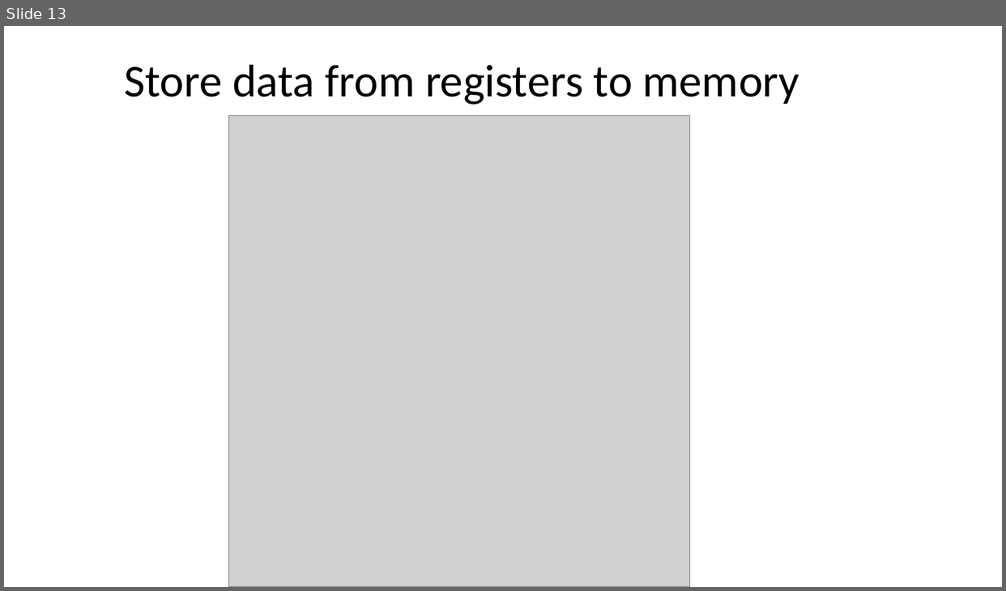
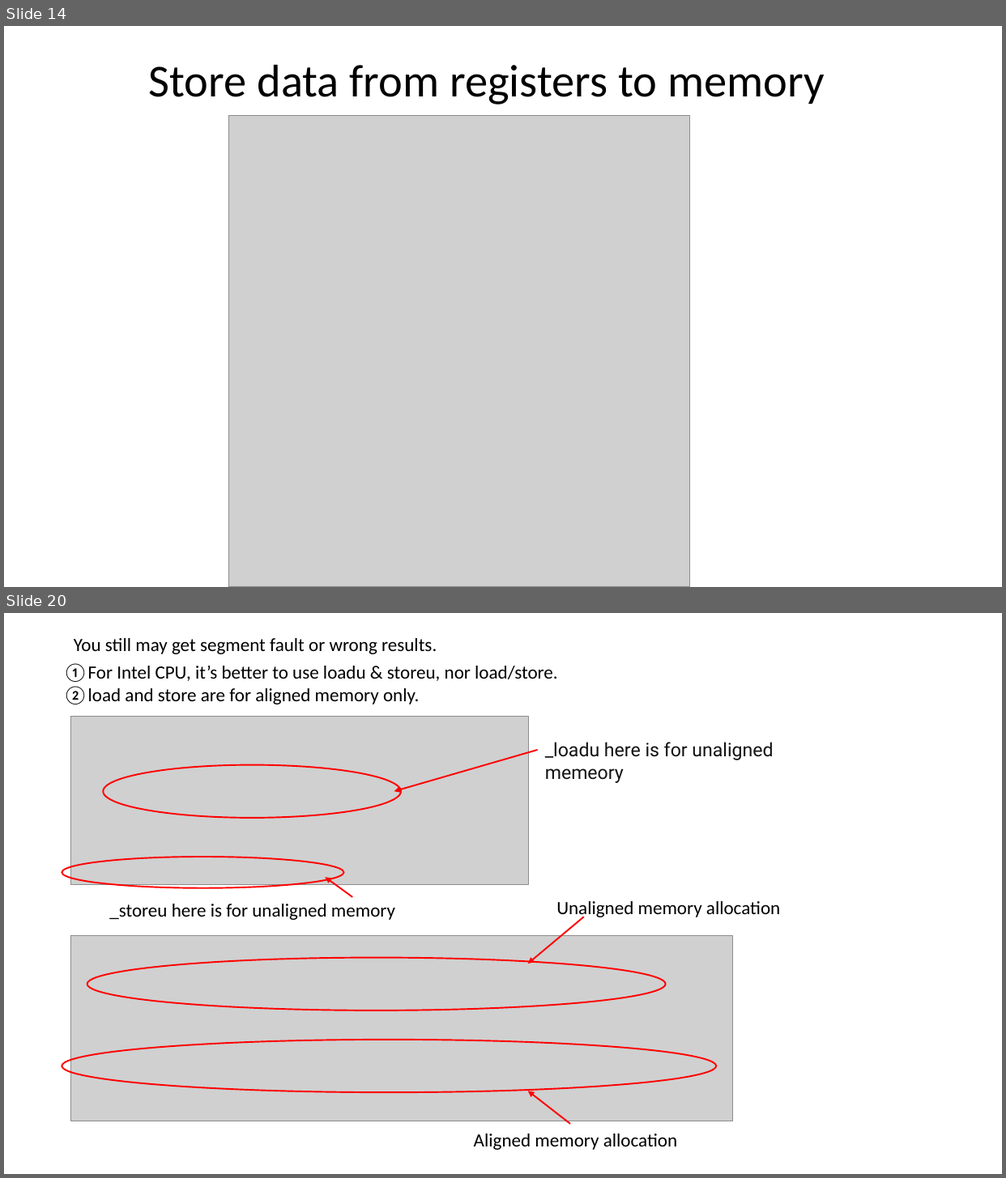
Before and after one commit to ShiqiYu/CPP, a slide deck: week08/Lab08.pptx. Shown one above the other, each under a label of ours: slide 13 before the commit, slides 14 and 20 after it; the slides between them are not shown. The pictures are 1006x591 and 1006x1178 pixels, drawn with LibreOffice and Linux fonts; fonts in the diff are those of the drawing; grey boxes stand for pictures; background and template pictures are left out. Boxes give left, top, right and bottom in pixels: in the first picture for what was removed or moved away, otherwise in the second. Text is boxed around its words. In the diff, an @@ line names an element or a change of style, - is before the commit and + after.

```diff
--- a/week08/Lab08.pptx
+++ b/week08/Lab08.pptx
@@ slide 20 added at box(4, 613, 1002, 1174), background #FFFFFF @@
@@ text added at box(74, 638, 437, 654), 18 pt, text #000000 @@
+You still may get segment fault or wrong results.
@@ text added at box(63, 663, 558, 705), 18 pt, text #000000 @@
+①For Intel CPU, it’s better to use loadu & storeu, nor load/store.
+②load and store are for aligned memory only.
@@ picture added at box(70, 717, 529, 885) @@
@@ arrow added from (538, 750) to (394, 791), #FF0000 1.5 pt @@
@@ text added at box(545, 742, 773, 783), 18 pt, text #121212 @@
+_loadu here is for unaligned memeory
@@ ellipse added at box(103, 765, 401, 818), outline #FF0000 1.5 pt @@
@@ ellipse added at box(62, 857, 344, 888), outline #FF0000 1.5 pt @@
@@ arrow added from (353, 897) to (325, 877), #FF0000 1.5 pt @@
@@ text added at box(109, 904, 395, 920), 18 pt, text #000000 @@
+_storeu here is for unaligned memory
@@ text added at box(556, 901, 780, 920), 18 pt, text #000000 @@
+Unaligned memory allocation
@@ arrow added from (584, 917) to (528, 964), #FF0000 1.5 pt @@
@@ picture added at box(71, 935, 732, 1122) @@
@@ ellipse added at box(87, 958, 666, 1012), outline #FF0000 1.5 pt @@
@@ ellipse added at box(62, 1040, 716, 1093), outline #FF0000 1.5 pt @@
@@ arrow added from (571, 1124) to (528, 1092), #FF0000 1.5 pt @@
@@ text added at box(474, 1134, 677, 1150), 18 pt, text #000000 @@
+Aligned memory allocation
@@ what was slide 13 is now slide 14 @@
@@ slide 14 changed as well @@
@@ title "Store data from registers to ...": place and size @@
-title "Store data from registers to ..." at box(124, 64, 799, 105)
+title "Store data from registers to ..." at box(149, 64, 824, 105)
```
Also in this commit, not shown: 12 other slides changed, 10 other slides added, 1 other file.
